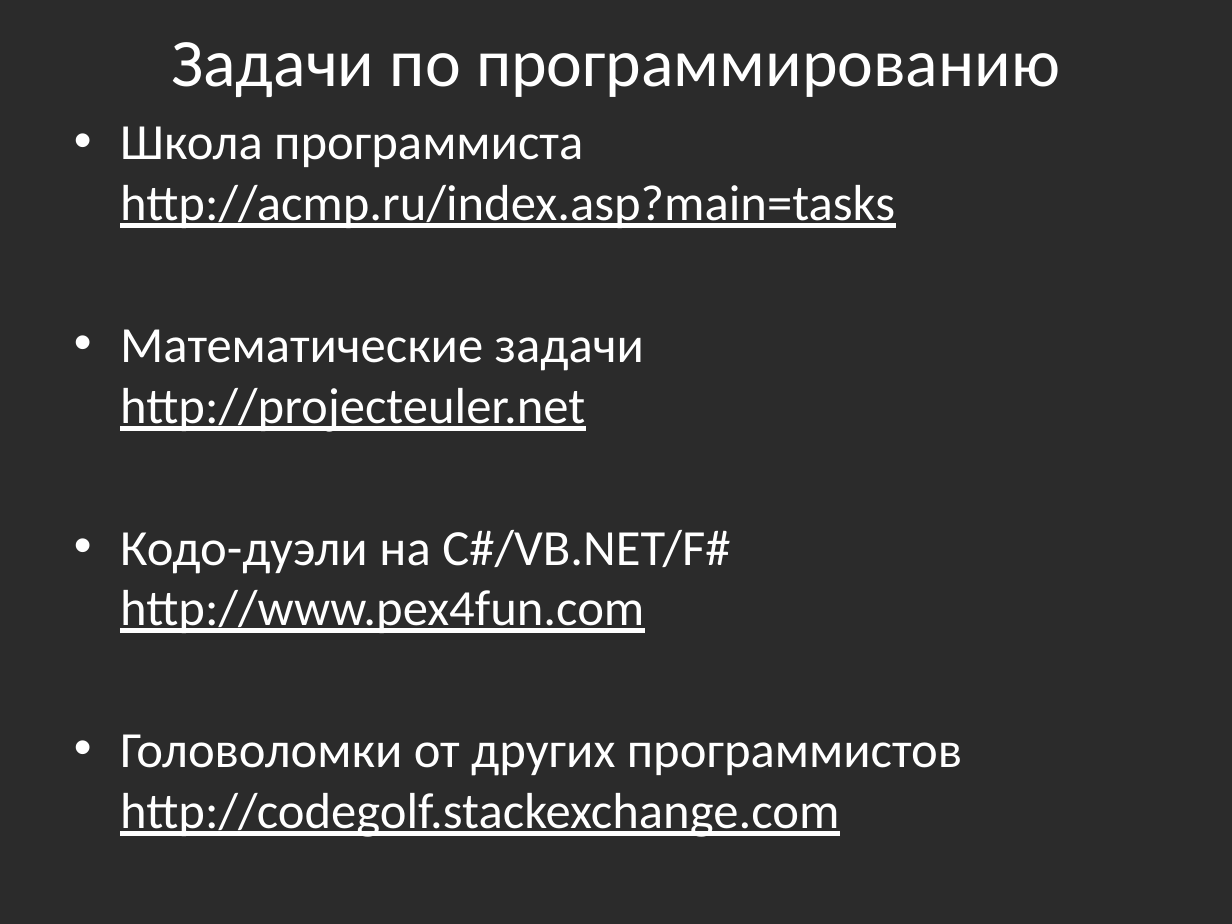
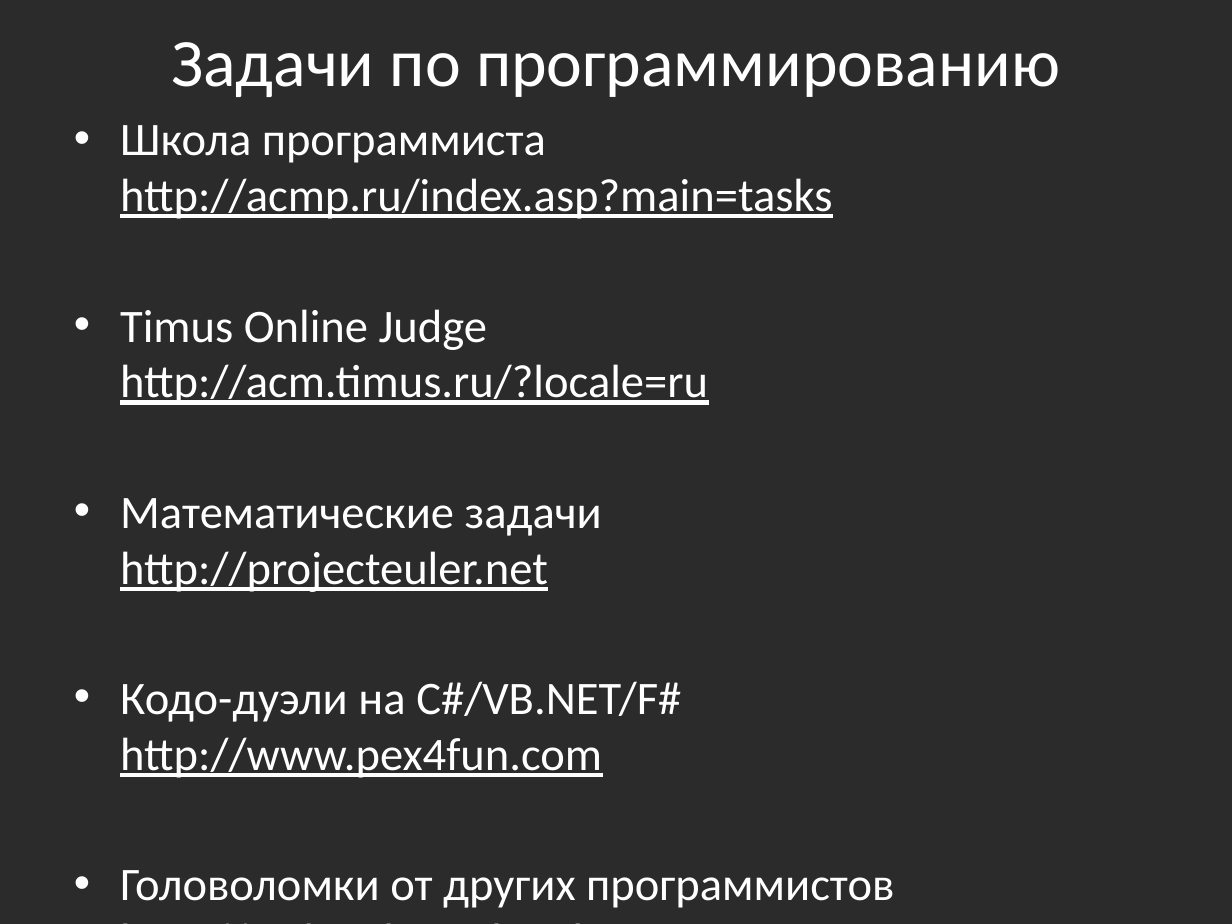
Before and after one commit to bazile/Training, a slide deck: slide 10 of Presentation/that-is-all-folks.pptx. Drawn at 1232x924 pixels with LibreOffice and Linux fonts; fonts in the diff are those of the drawing; background and template pictures are left out; a plain dark background stands for a picture behind light text. Boxes give left, top, right and bottom in pixels: in the first picture for what was removed or moved away, otherwise in the second. Text is boxed around its words. In the diff, an @@ line names an element or a change of style, - is before the commit and + after.

Commit message:
More links to programming tasks sites

```diff
--- a/Presentation/that-is-all-folks.pptx
+++ b/Presentation/that-is-all-folks.pptx
@@ text at <box>120,125,894,908</box>: size 29.6 to 27.2 pt in "Школа программиста http://acmp.ru/index.asp?main=tasks", "Математические задачи http://projecteuler.net", "Кодо-дуэли на C#/VB.NET/F# http://www.pex4fun.com", "Головоломки от других программистов http://codegolf.stackexc ..." @@
@@ text at <box>120,309,708,405</box>: paragraph added @@
+• Timus Online Judge
+  http://acm.timus.ru/?locale=ru
```
